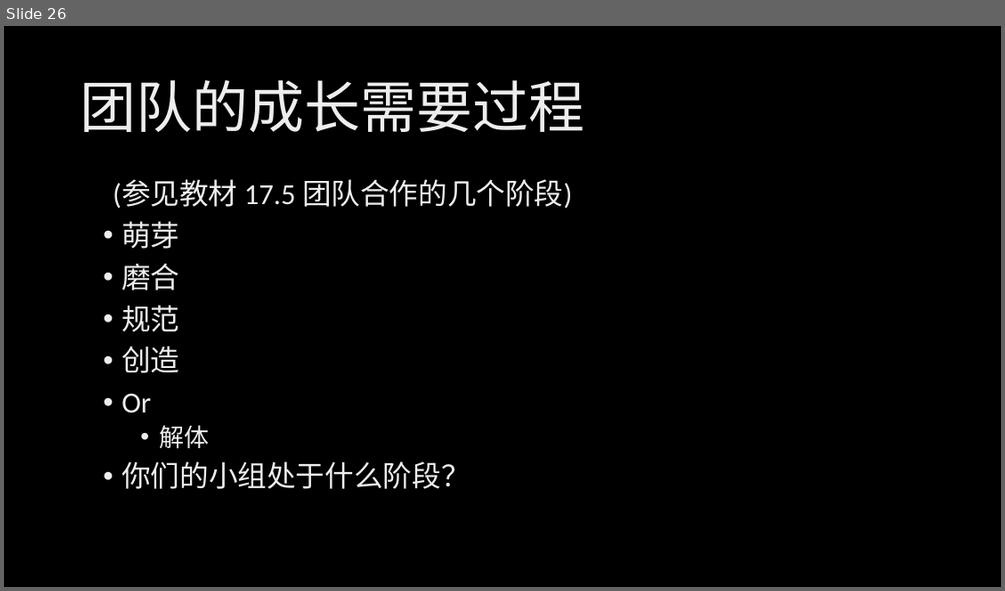
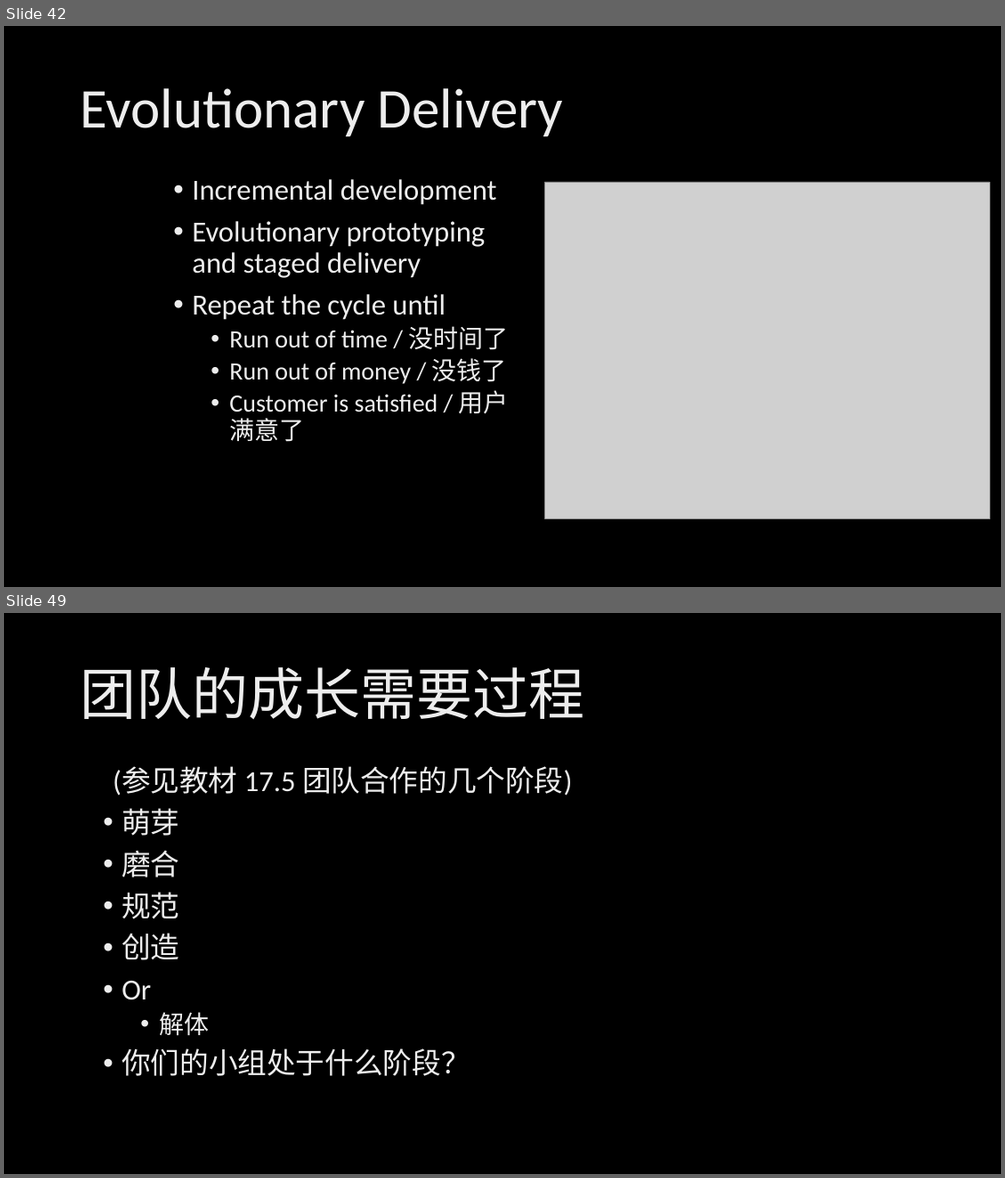
Before and after one commit to xinase/ASE, a slide deck: chapter5/ASE_5_Team_and_Process.pptx. Shown one above the other, each under a label of ours: slide 26 before the commit, slides 42 and 49 after it; the slides between them are not shown. The pictures are 1005x591 and 1005x1178 pixels, drawn with LibreOffice and Linux fonts; fonts in the diff are those of the drawing; grey boxes stand for pictures; background and template pictures are left out. Boxes give left, top, right and bottom in pixels: in the first picture for what was removed or moved away, otherwise in the second. Text is boxed around its words. In the diff, an @@ line names an element or a change of style, - is before the commit and + after.

```diff
--- a/chapter5/ASE_5_Team_and_Process.pptx
+++ b/chapter5/ASE_5_Team_and_Process.pptx
@@ slide 42 added at <box>4,26,1001,587</box>, background picture (left out) @@
@@ title added at <box>80,88,564,136</box>, 54 pt, text gradient #BFBFBF to #EDEDED to #FFFFFF @@
+Evolutionary Delivery
@@ text added at <box>192,179,509,442</box>, 28 pt, text gradient #BFBFBF to #EDEDED to #FFFFFF @@
+• Incremental development
+• Evolutionary prototyping and staged delivery
+• Repeat the cycle until
+  • Run out of time / 没时间了
+  • Run out of money / 没钱了
+  • Customer is satisfied / 用户满意了
@@ picture added at <box>544,182,989,518</box> @@
@@ what was slide 26 is now slide 49 @@
```
Also in this commit, not shown: 1 slide changed, 22 other slides added.
